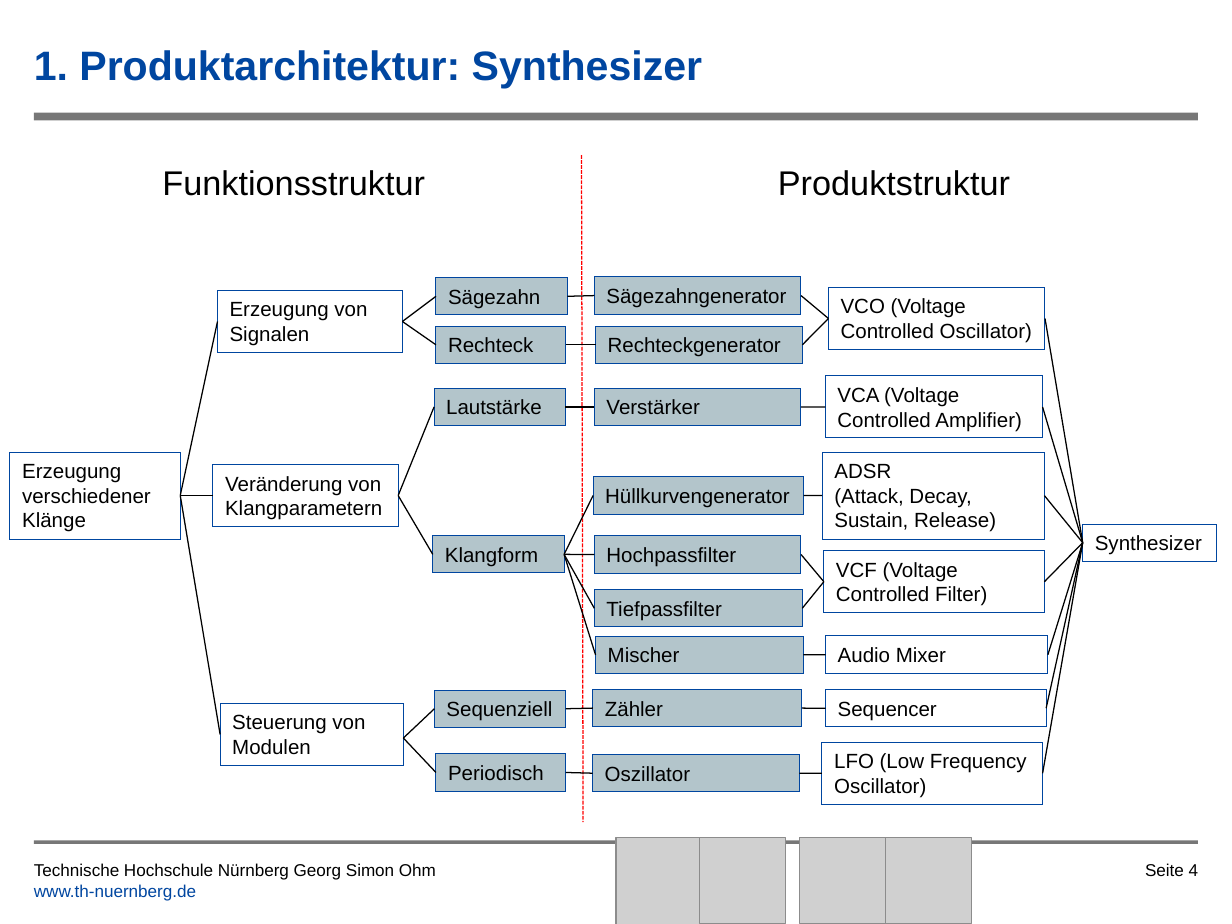
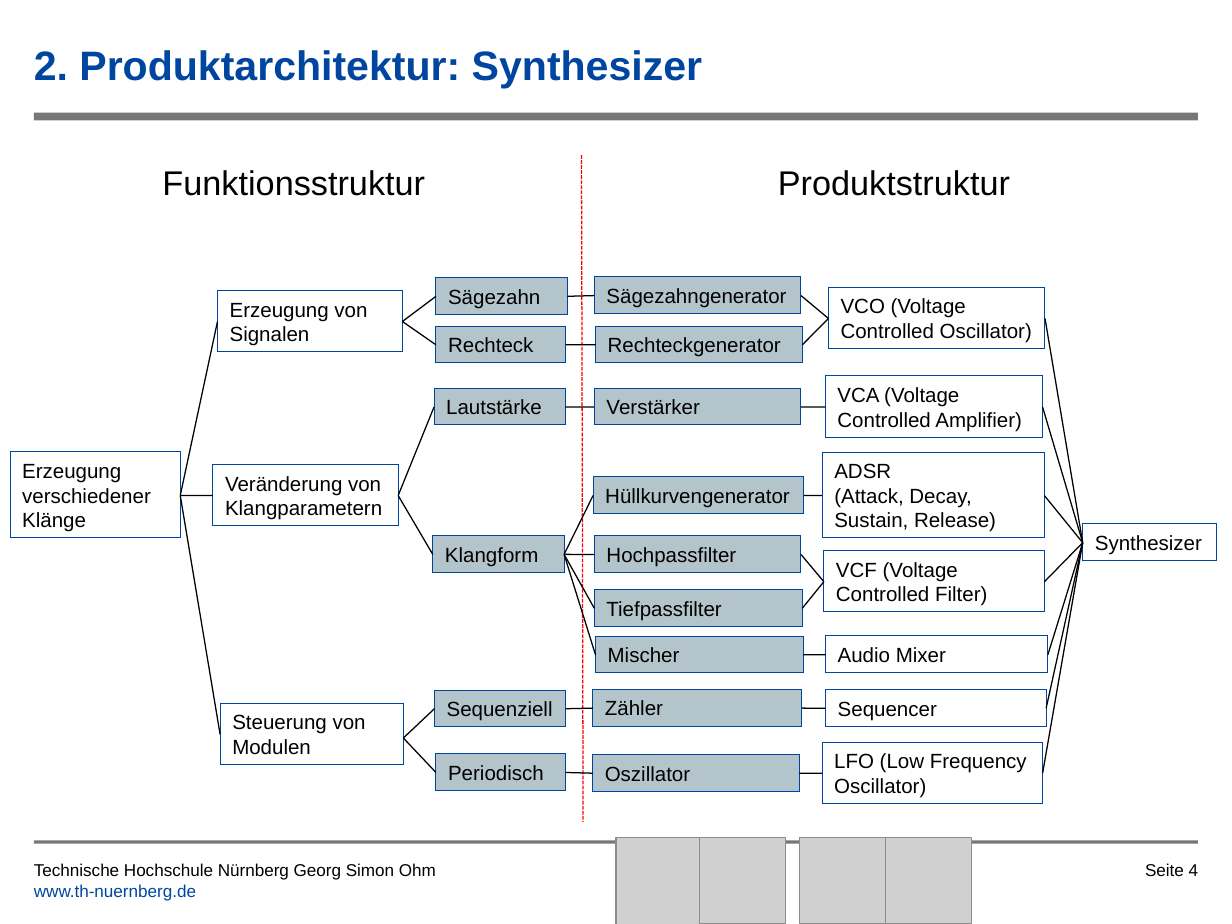
Before and after one commit to tsedlmeier/Synthesizer, a slide deck: slide 4 of Vortrag/Leiterplatte_als_Musikinstrument_Kirschner_Dilman.pptx. Drawn at 1232x924 pixels with LibreOffice and Linux fonts; fonts in the diff are those of the drawing; grey boxes stand for pictures; background and template pictures are left out. Boxes give left, top, right and bottom in pixels: in the first picture for what was removed or moved away, otherwise in the second. Text is boxed around its words. In the diff, an @@ line names an element or a change of style, - is before the commit and + after.

```diff
--- a/Vortrag/Leiterplatte_als_Musikinstrument_Kirschner_Dilman.pptx
+++ b/Vortrag/Leiterplatte_als_Musikinstrument_Kirschner_Dilman.pptx
@@ title at (34,50,702,88): text changed @@
-1. Produktarchitektur: Synthesizer
+2. Produktarchitektur: Synthesizer
@@ outline #0046A0 0.75 pt to #0046A0 0 pt in 10 elements at (218,291,403,352), (824,551,1045,612), (595,636,803,673), (221,703,404,765), (434,388,565,425), (594,388,801,425), (825,376,1042,437), (822,452,1044,538), (10,452,180,538), (435,690,565,727) @@
```
Also in this commit, not shown: 3 other slides changed, 5 slides added, 1 other file.
